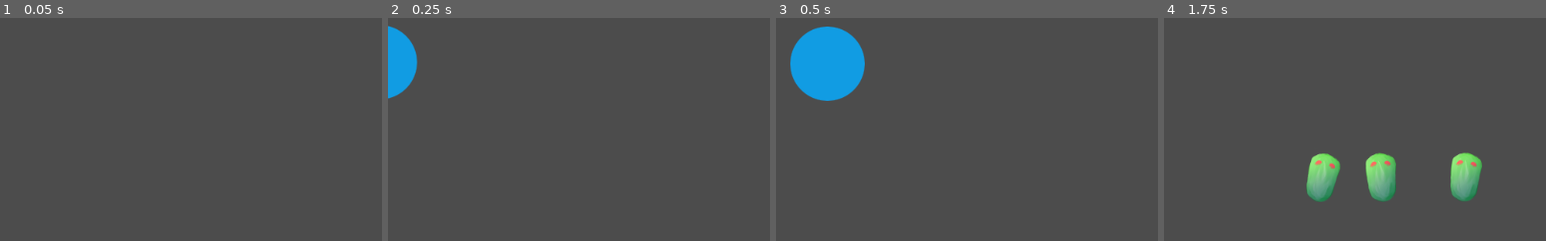
Above: before the commit, frames 1-4 (left to right).
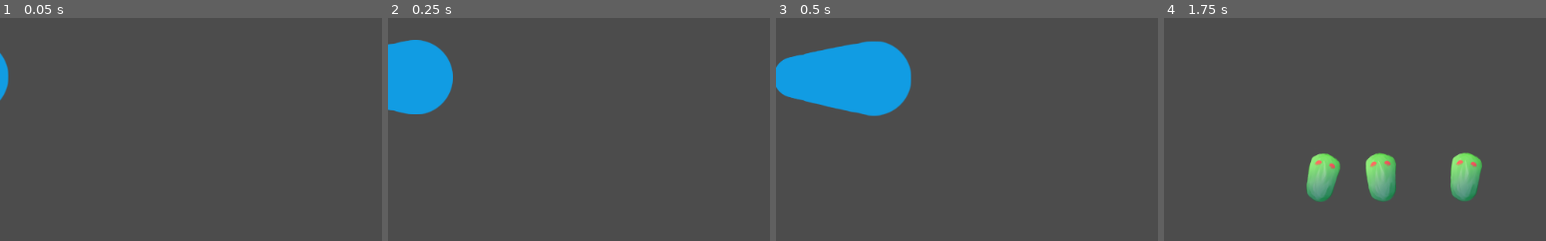
Above: after the commit, the same moments.

Repository: nourthe/nombres
Game: Godot game, scene res://intro.tscn
Same seed, same stepped clock (60 frames per second), same inputs: the game is played once before the commit and once after it.
Inputs (mouse positions are % of the whole screen's width and height, from its top left):
- Up to frame 1 (0.05 s): no input
- Up to frame 2 (0.25 s): no input
- Up to frame 3 (0.5 s): no input
- Up to frame 4 (1.75 s): tap Enter at 0.5 s; move the mouse to (72, 45) at 0.52 s; hold Right (pj_right) 0.53-1.25 s; click (72, 45) at 0.67 s; click "Modo Supervivencia" at 1.25 s
The pictures show only the part of the screen within x 0-50%, y 30-80%; the shares and areas given below are measured in that part.

The runs differ from the first frame. In frame 1, 0.4% of the frame differs, in the area x 0-3%, y 15-38%; in frame 2, 3.7%; in frame 3, 6.8%, in the area x 0-36%, y 3-45%; in frame 4, nothing differs.

Commit message:
Añadida cola al personaje en la intro

Diff:
--- a/intro.tscn
+++ b/intro.tscn
@@ -1,13 +1,14 @@
-[gd_scene load_steps=5 format=2]
+[gd_scene load_steps=6 format=2]
 
 [ext_resource path="res://src/intro.gd" type="Script" id=1]
 [ext_resource path="res://assets/bola.png" type="Texture" id=2]
 [ext_resource path="res://assets/insecto.png" type="Texture" id=3]
+[ext_resource path="res://objects/personaje.tscn" type="PackedScene" id=4]
 
 [sub_resource type="Animation" id=1]
 
 resource_name = "mueve_bola"
-length = 3.0
+length = 3.2
 tracks/0/type = "value"
 tracks/0/path = NodePath("bola:rect_position")
 tracks/0/interp = 2
@@ -56,6 +57,30 @@
 "update": 0,
 "values": [ 79.4016, 65.4655, 126.101, 115.561, 87.2734, 56.9793 ]
 }
+tracks/4/type = "value"
+tracks/4/path = NodePath("KinematicBody2D:position")
+tracks/4/interp = 1
+tracks/4/loop_wrap = true
+tracks/4/imported = false
+tracks/4/enabled = true
+tracks/4/keys = {
+"times": PoolRealArray( 0, 3 ),
+"transitions": PoolRealArray( 1, 1 ),
+"update": 0,
+"values": [ Vector2( -57.6653, 258.175 ), Vector2( 1076.21, 272.415 ) ]
+}
+tracks/5/type = "value"
+tracks/5/path = NodePath("KinematicBody2D/cola:process_material:scale")
+tracks/5/interp = 1
+tracks/5/loop_wrap = true
+tracks/5/imported = false
+tracks/5/enabled = true
+tracks/5/keys = {
+"times": PoolRealArray( 0, 3, 3.2 ),
+"transitions": PoolRealArray( 1, 1, 1 ),
+"update": 0,
+"values": [ 1.0, 1.0, 0.5 ]
+}
 
 [node name="Node" type="Node"]
 script = ExtResource( 1 )
@@ -64,18 +89,26 @@
 anims/mueve_bola = SubResource( 1 )
 
 [node name="bola" type="TextureRect" parent="."]
-margin_left = -99.7214
-margin_top = 188.494
-margin_right = 0.278587
-margin_bottom = 288.494
+visible = false
+margin_left = 1042.0
+margin_top = 215.0
+margin_right = 1142.0
+margin_bottom = 315.0
+rect_pivot_offset = Vector2( -970.279, -268.494 )
 texture = ExtResource( 2 )
 
 [node name="insecto" type="TextureRect" parent="."]
-margin_left = -149.0
-margin_top = 202.0
-margin_right = -49.0
-margin_bottom = 432.0
-rect_rotation = 78.2368
+margin_left = 1155.0
+margin_top = 151.0
+margin_right = 1255.0
+margin_bottom = 381.0
+rect_rotation = 56.9793
 texture = ExtResource( 3 )
 
+[node name="KinematicBody2D" parent="." instance=ExtResource( 4 )]
+position = Vector2( 1076.21, 272.415 )
+scale = Vector2( 1, 1 )
+
 [connection signal="animation_finished" from="intro" to="." method="on_intro_end"]
+
+[editable path="KinematicBody2D"]
--- a/objects/personaje.tscn
+++ b/objects/personaje.tscn
@@ -3,10 +3,10 @@
 [ext_resource path="res://src/personaje.shader" type="Shader" id=1]
 [ext_resource path="res://assets/bola.png" type="Texture" id=2]
 
-[sub_resource type="ShaderMaterial" id=7]
+[sub_resource type="ShaderMaterial" id=1]
 
 shader = ExtResource( 1 )
-shader_param/inmune = true
+shader_param/inmune = false
 shader_param/VEL = 5.0
 
 [sub_resource type="Curve" id=2]
@@ -32,14 +32,14 @@
 [sub_resource type="ShaderMaterial" id=6]
 
 shader = ExtResource( 1 )
-shader_param/inmune = true
+shader_param/inmune = false
 shader_param/VEL = 5.0
 
 [node name="KinematicBody2D" type="KinematicBody2D"]
 scale = Vector2( 0.5, 0.5 )
 
 [node name="cola" type="Particles2D" parent="."]
-material = SubResource( 7 )
+material = SubResource( 1 )
 amount = 14
 lifetime = 2.5
 speed_scale = 8.0
